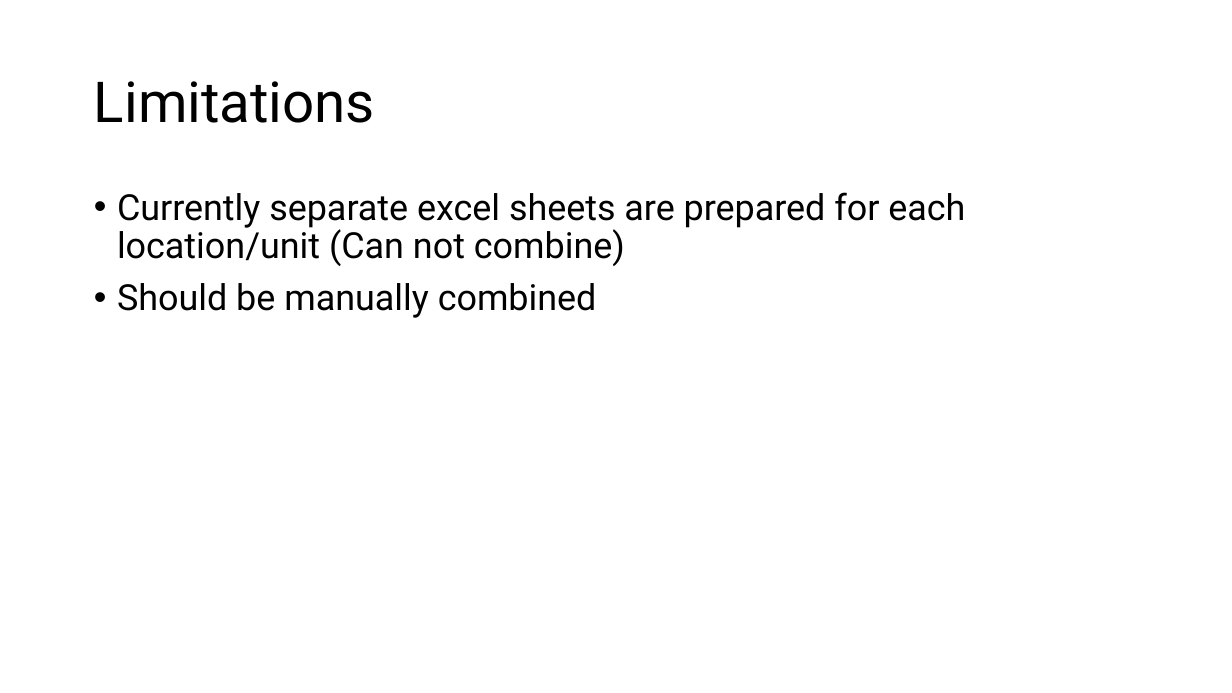
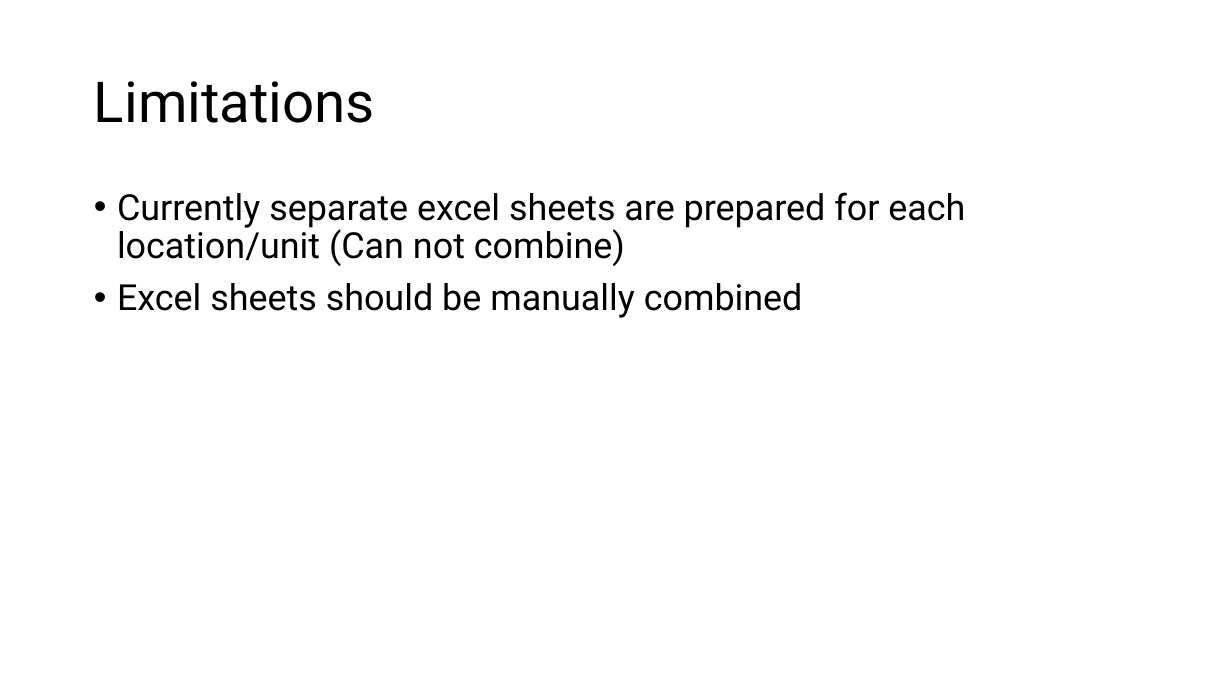
Before and after one commit to hem55-star/DL_template_copy, a slide deck: slide 9 of Instructions_manual_for_DL_template_copy.pptx (slide 7 before the commit). Drawn at 1232x693 pixels with LibreOffice and Linux fonts; fonts in the diff are those of the drawing. Boxes give left, top, right and bottom in pixels: in the first picture for what was removed or moved away, otherwise in the second. Text is boxed around its words. In the diff, an @@ line names an element or a change of style, - is before the commit and + after.

```diff
--- a/Instructions_manual_for_DL_template_copy.pptx
+++ b/Instructions_manual_for_DL_template_copy.pptx
@@ text at [117,283,803,318]: text changed @@
-• Should be manually combined
+• Excel sheets should be manually combined
```
Also in this commit, not shown: 5 other slides changed, 2 slides added, 3 other files.
